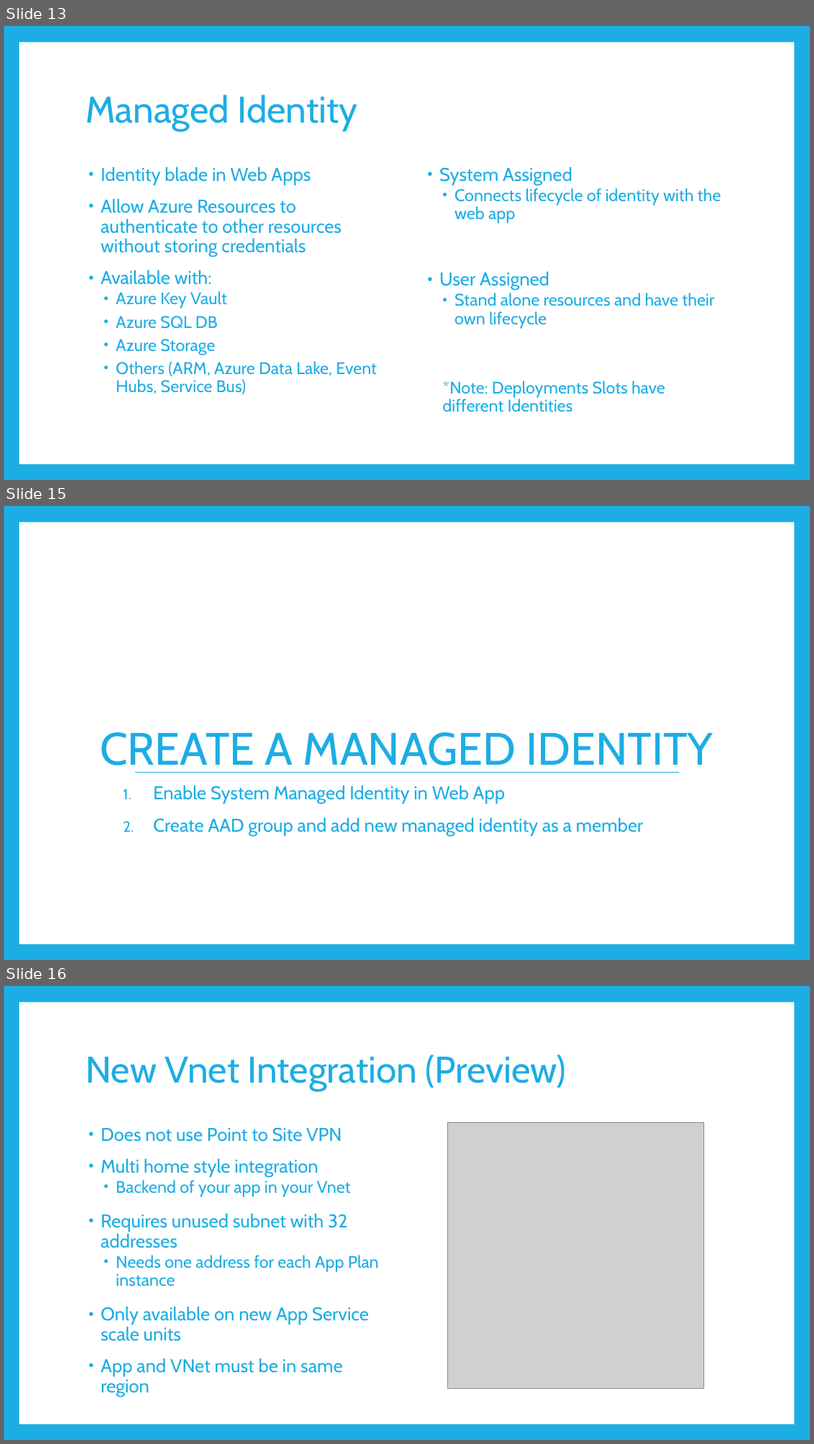
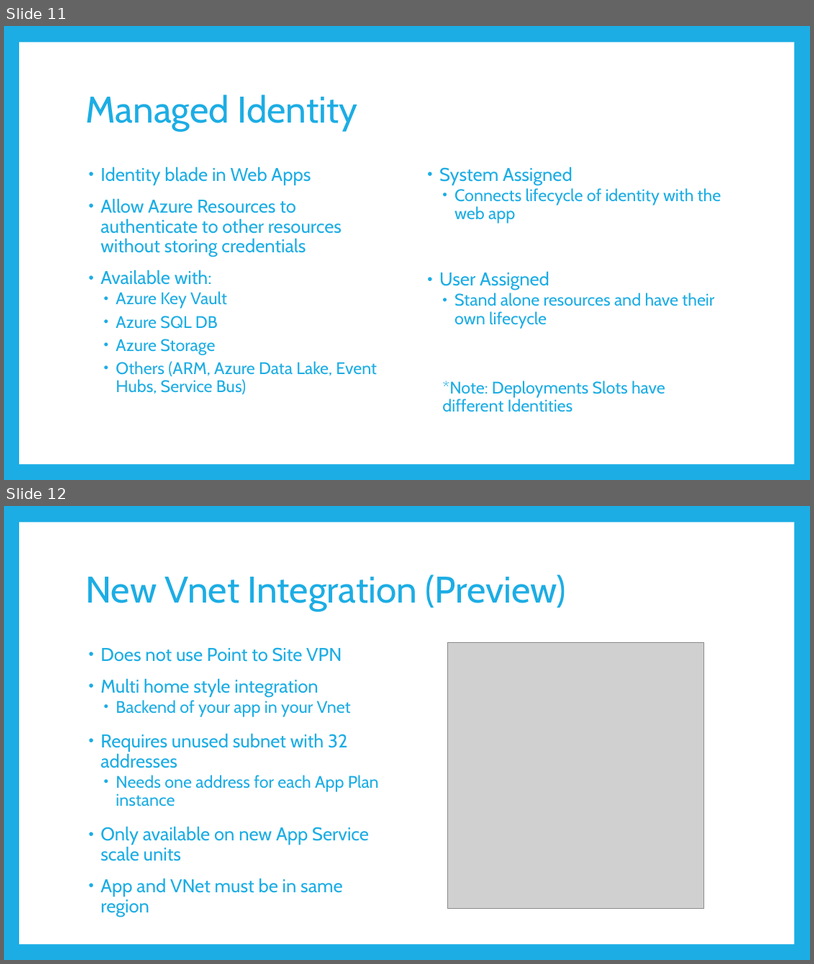
Before and after one commit to JasonHaley/SecuringWebAppsLab, a slide deck: presentation/GAB-AzureWebApps2019.pptx. Shown one above the other, each under a label of ours: slides 13, 15 and 16 before the commit, slides 11 and 12 after it; the slides between them are not shown. The pictures are 814x1444 and 814x964 pixels, drawn with LibreOffice and Linux fonts; fonts in the diff are those of the drawing; grey boxes stand for pictures. Boxes give left, top, right and bottom in pixels: in the first picture for what was removed or moved away, otherwise in the second. Text is boxed around its words. In the diff, an @@ line names an element or a change of style, - is before the commit and + after.

```diff
--- a/presentation/GAB-AzureWebApps2019.pptx
+++ b/presentation/GAB-AzureWebApps2019.pptx
@@ slide 15 removed at [4,506,810,960], background #1CADE4; not listed: 1 template element that a slide beside it also shows @@
@@ title removed at [100,732,714,772] @@
-CREATE A MANAGED IDENTITY
@@ line removed from (135, 772) to (680, 772) @@
@@ text removed at [153,785,644,835] @@
-1. Enable System Managed Identity in Web App
-2. Create AAD group and add new managed identity as a member
@@ what was slide 13 is now slide 11 @@
@@ what was slide 16 is now slide 12 @@
```
Also in this commit, not shown: 6 other slides removed.
